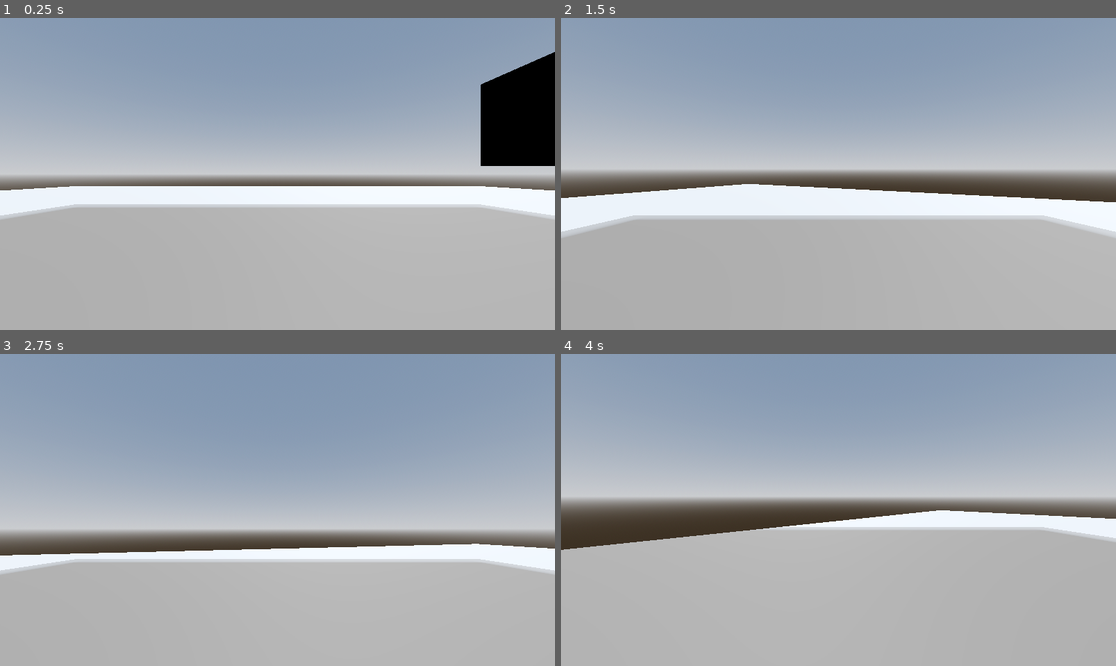
Above: before the commit, frames 1-4 (two rows, left to right).
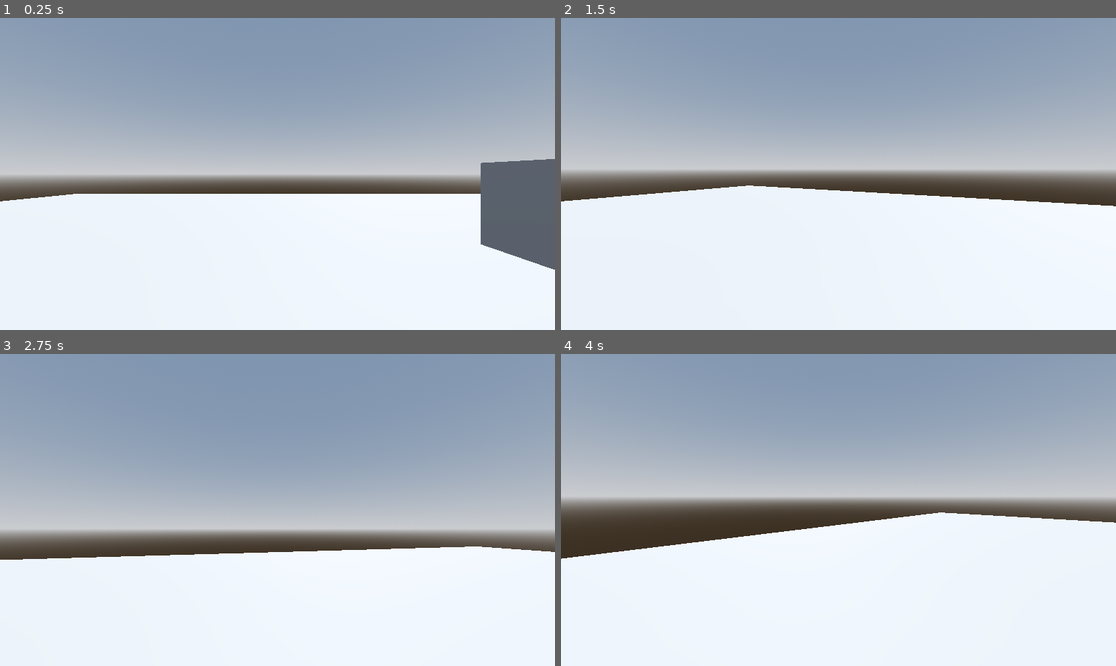
Above: after the commit, the same moments.

Repository: VarsityCoder/SKGGameJam
Game: Godot game, scene res://Levels/main_level.tscn
Same seed, same stepped clock (60 frames per second), same inputs: the game is played once before the commit and once after it.
Inputs (mouse positions are in pixels of both pictures, inside the frame that each line leads up to):
- Up to frame 1 (0.25 s): no input
- Up to frame 2 (1.5 s): move the mouse to (866, 174) at 0.52 s; hold W (forward) from 0.53 s (still down); tap Space (jump) at 0.77 s; move the mouse to (810, 174) at 1.27 s
- Up to frame 3 (2.75 s): keep holding W (forward); tap Space (jump) at 1.52 s; move the mouse to (288, 503) at 2.02 s
- Up to frame 4 (4 s): keep holding W (forward); move the mouse to (832, 516) at 2.77 s; tap Space (jump) at 3.02, 3.77 s; move the mouse to (877, 513) at 3.52 s

The runs differ from the first frame. In frame 1, 48% of the frame differs, in the area x 0-100%, y 10-100%; in frame 2, 37%; in frame 3, 35%; in frame 4, 43%.

Commit message:
Updating player.tscn

Diff:
--- a/Assets/player.tscn
+++ b/Assets/player.tscn
@@ -1,6 +1,6 @@
-[gd_scene load_steps=5 format=3 uid="uid://q3s2u6nsveh1"]
+[gd_scene load_steps=9 format=3 uid="uid://q3s2u6nsveh1"]
 
-[ext_resource type="Script" uid="uid://ckkhxf1ny0ltd" path="res://Assets/player_controller.gd" id="1_tpd1a"]
+[ext_resource type="Script" uid="uid://ckkhxf1ny0ltd" path="res://Scripts/player_controller.gd" id="1_tpd1a"]
 
 [sub_resource type="CapsuleShape3D" id="CapsuleShape3D_vc4ur"]
 
@@ -10,20 +10,123 @@
 [sub_resource type="CapsuleMesh" id="CapsuleMesh_tpd1a"]
 material = SubResource("StandardMaterial3D_vc4ur")
 
-[node name="Player" type="CharacterBody3D" node_paths=PackedStringArray("CameraController")]
+[sub_resource type="Animation" id="Animation_tpd1a"]
+resource_name = "Crouch"
+tracks/0/type = "value"
+tracks/0/imported = false
+tracks/0/enabled = true
+tracks/0/path = NodePath("CollisionShape3D:shape:height")
+tracks/0/interp = 2
+tracks/0/loop_wrap = true
+tracks/0/keys = {
+"times": PackedFloat32Array(0, 1),
+"transitions": PackedFloat32Array(1, 1),
+"update": 0,
+"values": [2.0, 1.5]
+}
+tracks/1/type = "value"
+tracks/1/imported = false
+tracks/1/enabled = true
+tracks/1/path = NodePath("CollisionShape3D:position")
+tracks/1/interp = 2
+tracks/1/loop_wrap = true
+tracks/1/keys = {
+"times": PackedFloat32Array(0, 1),
+"transitions": PackedFloat32Array(1, 1),
+"update": 0,
+"values": [Vector3(0, 1, 0), Vector3(0, 0.75, 0)]
+}
+tracks/2/type = "value"
+tracks/2/imported = false
+tracks/2/enabled = true
+tracks/2/path = NodePath("CameraController:position")
+tracks/2/interp = 2
+tracks/2/loop_wrap = true
+tracks/2/keys = {
+"times": PackedFloat32Array(0, 1),
+"transitions": PackedFloat32Array(1, 1),
+"update": 0,
+"values": [Vector3(0, 1, 0), Vector3(0, 0.5, 0)]
+}
+
+[sub_resource type="Animation" id="Animation_chitn"]
+length = 0.001
+tracks/0/type = "value"
+tracks/0/imported = false
+tracks/0/enabled = true
+tracks/0/path = NodePath("CollisionShape3D:shape:height")
+tracks/0/interp = 1
+tracks/0/loop_wrap = true
+tracks/0/keys = {
+"times": PackedFloat32Array(0),
+"transitions": PackedFloat32Array(1),
+"update": 0,
+"values": [2.0]
+}
+tracks/1/type = "value"
+tracks/1/imported = false
+tracks/1/enabled = true
+tracks/1/path = NodePath("CollisionShape3D:position")
+tracks/1/interp = 1
+tracks/1/loop_wrap = true
+tracks/1/keys = {
+"times": PackedFloat32Array(0),
+"transitions": PackedFloat32Array(1),
+"update": 0,
+"values": [Vector3(0, 1, 0)]
+}
+tracks/2/type = "value"
+tracks/2/imported = false
+tracks/2/enabled = true
+tracks/2/path = NodePath("CameraController:position")
+tracks/2/interp = 1
+tracks/2/loop_wrap = true
+tracks/2/keys = {
+"times": PackedFloat32Array(0),
+"transitions": PackedFloat32Array(1),
+"update": 0,
+"values": [Vector3(0, 1, 0)]
+}
+
+[sub_resource type="AnimationLibrary" id="AnimationLibrary_chitn"]
+_data = {
+&"Crouch": SubResource("Animation_tpd1a"),
+&"RESET": SubResource("Animation_chitn")
+}
+
+[sub_resource type="SphereShape3D" id="SphereShape3D_tpd1a"]
+
+[node name="Player" type="CharacterBody3D" node_paths=PackedStringArray("CameraController", "AnimationPlayer3d", "CrouchShapecast")]
 script = ExtResource("1_tpd1a")
 CameraController = NodePath("CameraController/Camera3D")
+AnimationPlayer3d = NodePath("AnimationPlayer")
+CrouchShapecast = NodePath("ShapeCast3D")
+ToggleCrouch = false
 
 [node name="CollisionShape3D" type="CollisionShape3D" parent="."]
+transform = Transform3D(1, 0, 0, 0, 1, 0, 0, 0, 1, 0, 1, 0)
 shape = SubResource("CapsuleShape3D_vc4ur")
 
-[node name="MeshInstance3D" type="MeshInstance3D" parent="CollisionShape3D"]
+[node name="PlaceHolderMesh" type="MeshInstance3D" parent="CollisionShape3D"]
 mesh = SubResource("CapsuleMesh_tpd1a")
 
 [node name="CameraController" type="Node3D" parent="."]
-transform = Transform3D(1, 0, 0, 0, 1, 0, 0, 0, 1, 0, 0.5, 0)
+transform = Transform3D(1, 0, 0, 0, 1, 0, 0, 0, 1, 0, 1, 0)
 
 [node name="Camera3D" type="Camera3D" parent="CameraController"]
+transform = Transform3D(1, 0, 0, 0, 1, 0, 0, 0, 1, 0, 0.75, 0)
 
 [node name="ReflectionProbe" type="ReflectionProbe" parent="CameraController/Camera3D"]
-update_mode = 1
+visible = false
+
+[node name="AnimationPlayer" type="AnimationPlayer" parent="."]
+libraries = {
+&"": SubResource("AnimationLibrary_chitn")
+}
+
+[node name="ShapeCast3D" type="ShapeCast3D" parent="."]
+transform = Transform3D(1, 0, 0, 0, 1, 0, 0, 0, 1, 0, 1.5, 0)
+shape = SubResource("SphereShape3D_tpd1a")
+target_position = Vector3(0, 0.5, 0)
+
+[connection signal="animation_started" from="AnimationPlayer" to="." method="_on_animation_player_animation_started"]
